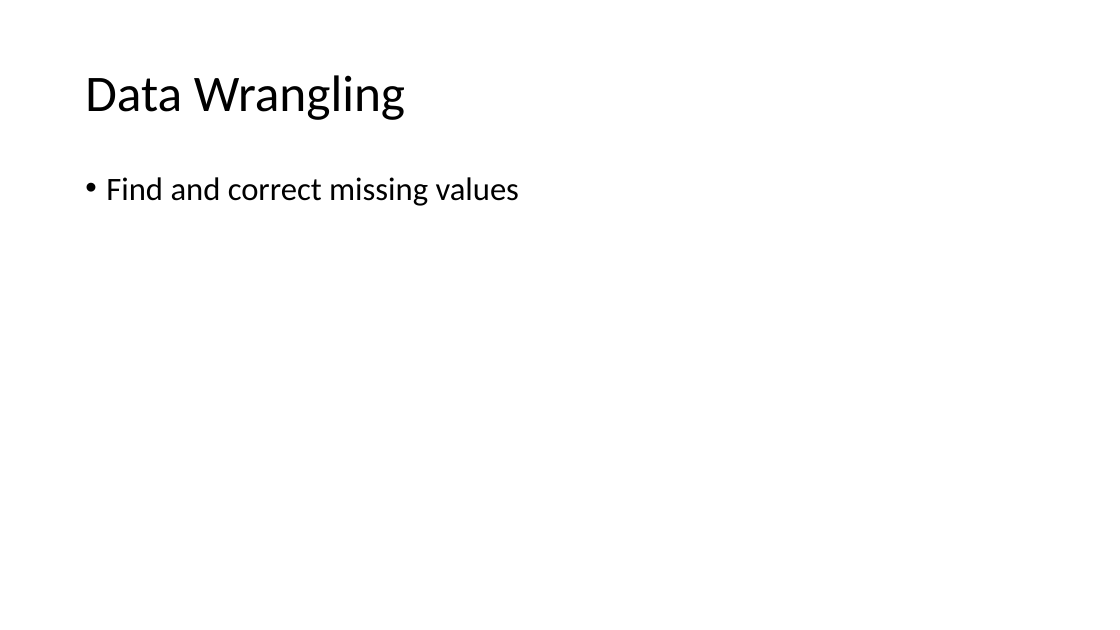
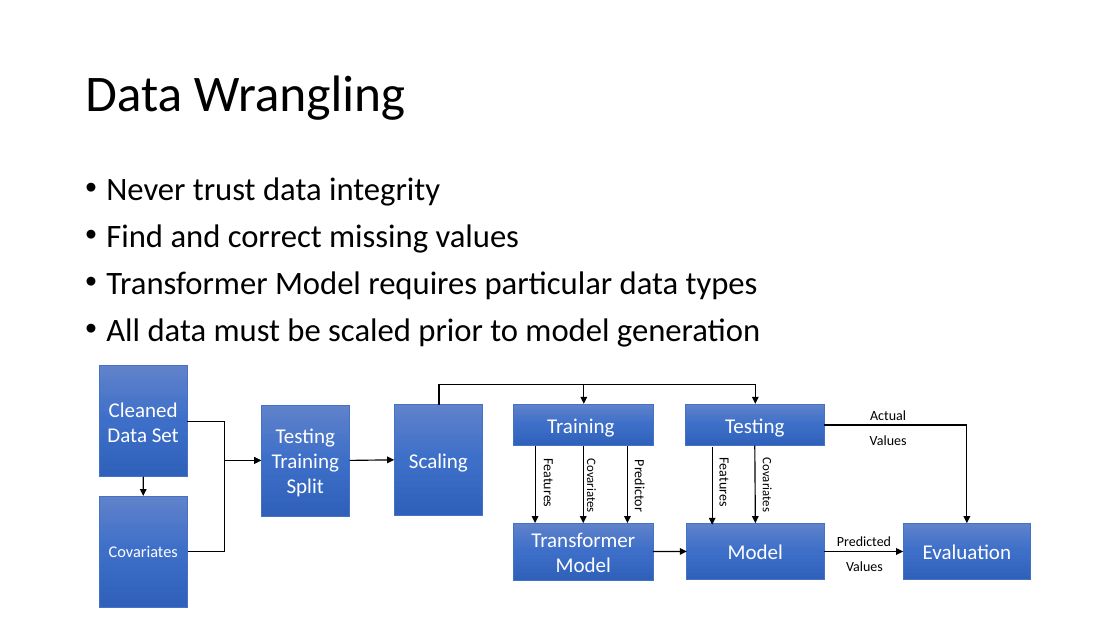
Before and after one commit to hi2gage/eind_558, a slide deck: slide 8 of comp_project/Final_Presentation.pptx (slide 7 before the commit). Drawn at 1120x630 pixels with LibreOffice and Linux fonts; fonts in the diff are those of the drawing. Boxes give left, top, right and bottom in pixels: in the first picture for what was removed or moved away, otherwise in the second. Text is boxed around its words. In the diff, an @@ line names an element or a change of style, - is before the commit and + after.

```diff
--- a/comp_project/Final_Presentation.pptx
+++ b/comp_project/Final_Presentation.pptx
@@ text at box(106, 177, 440, 206): paragraph added @@
+• Never trust data integrity
@@ text at box(106, 271, 760, 347): paragraphs added @@
+• Transformer Model requires particular data types
+• All data must be scaled prior to model generation
@@ rectangle added at box(99, 366, 187, 477), fill gradient #6183CB to #3E70CA to #3062BB, outline #4472C4 0.5 pt, 18 pt, text #FFFFFF @@
+Cleaned Data Set
@@ elbow arrow added from (439, 405) to (584, 404), #000000 1 pt @@
@@ elbow arrow added from (439, 405) to (755, 404), #000000 1 pt @@
@@ rectangle added at box(261, 405, 350, 516), fill gradient #6183CB to #3E70CA to #3062BB, outline #4472C4 0.5 pt, 18 pt, text #FFFFFF @@
+Testing Training Split
@@ rectangle added at box(394, 404, 482, 515), fill gradient #6183CB to #3E70CA to #3062BB, outline #4472C4 0.5 pt, 18 pt, text #FFFFFF @@
+Scaling
@@ rectangle added at box(514, 404, 654, 445), fill gradient #6183CB to #3E70CA to #3062BB, outline #4472C4 0.5 pt, 18 pt, text #FFFFFF @@
+Training
@@ rectangle added at box(686, 404, 825, 445), fill gradient #6183CB to #3E70CA to #3062BB, outline #4472C4 0.5 pt, 18 pt, text #FFFFFF @@
+Testing
@@ text added at box(870, 410, 907, 445), 12 pt, text #000000 @@
+Actual
+Values
@@ elbow arrow added from (187, 422) to (261, 460), #000000 0.5 pt @@
@@ arrow added from (535, 445) to (535, 523), #000000 1 pt @@
@@ arrow added from (583, 445) to (583, 523), #000000 1 pt @@
@@ arrow added from (628, 445) to (628, 523), #000000 1 pt @@
@@ arrow added from (712, 447) to (712, 525), #000000 1 pt @@
@@ arrow added from (755, 445) to (755, 523), #000000 1 pt @@
@@ elbow arrow added from (824, 425) to (967, 523), #000000 1 pt @@
@@ arrow added from (143, 477) to (144, 496), #000000 1 pt @@
@@ elbow arrow added from (187, 551) to (261, 460), #000000 0.5 pt @@
@@ arrow added from (350, 460) to (394, 460), #000000 1 pt @@
@@ text added at box(540, 462, 557, 506), 12 pt, text #000000 @@
+Features
@@ text added at box(584, 463, 600, 511), 11 pt, text #000000 @@
+Covariates
@@ text added at box(631, 465, 648, 511), 12 pt, text #000000 @@
+Predictor
@@ text added at box(716, 462, 733, 506), 12 pt, text #000000 @@
+Features
@@ text added at box(759, 463, 775, 511), 11 pt, text #000000 @@
+Covariates
@@ rectangle added at box(99, 496, 187, 607), fill gradient #6183CB to #3E70CA to #3062BB, outline #4472C4 0.5 pt, 14 pt, text #FFFFFF @@
+Covariates
@@ rectangle added at box(514, 523, 654, 581), fill gradient #6183CB to #3E70CA to #3062BB, outline #4472C4 0.5 pt, 18 pt, text #FFFFFF @@
+Transformer Model
@@ rectangle added at box(687, 523, 824, 581), fill gradient #6183CB to #3E70CA to #3062BB, outline #4472C4 0.5 pt, 18 pt, text #FFFFFF @@
+Model
@@ text added at box(837, 536, 891, 571), 12 pt, text #000000 @@
+Predicted
+Values
@@ rectangle added at box(903, 523, 1031, 581), fill gradient #6183CB to #3E70CA to #3062BB, outline #4472C4 0.5 pt, 18 pt, text #FFFFFF @@
+Evaluation
@@ arrow added from (653, 552) to (687, 551), #000000 1 pt @@
@@ arrow added from (824, 551) to (903, 551), #000000 1 pt @@
```
Also in this commit, not shown: 4 other slides changed, 6 slides added, 2 slides removed, 7 other files.
